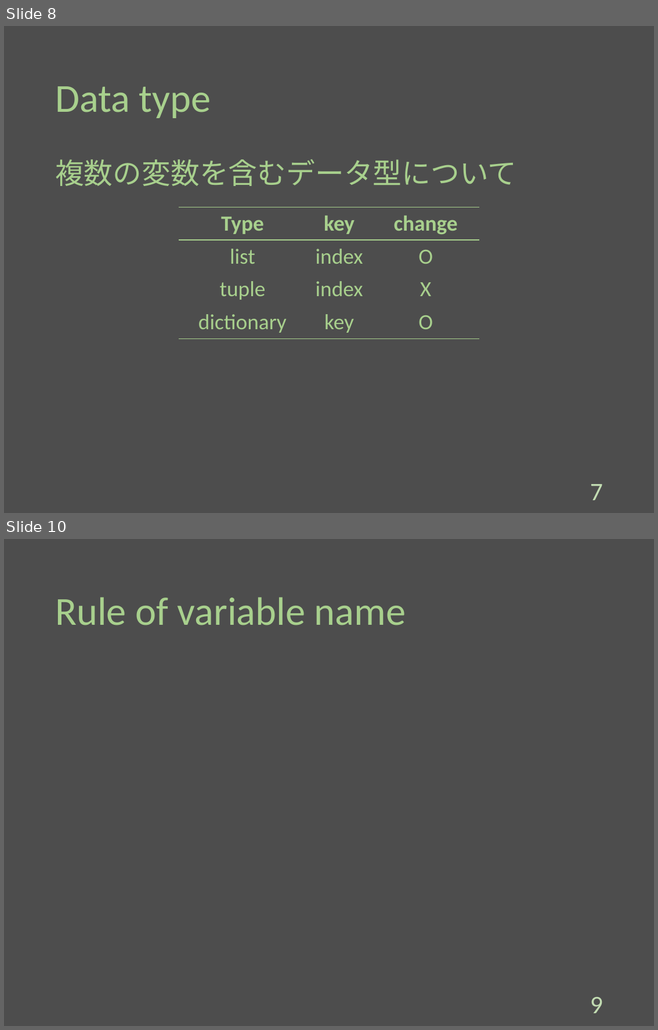
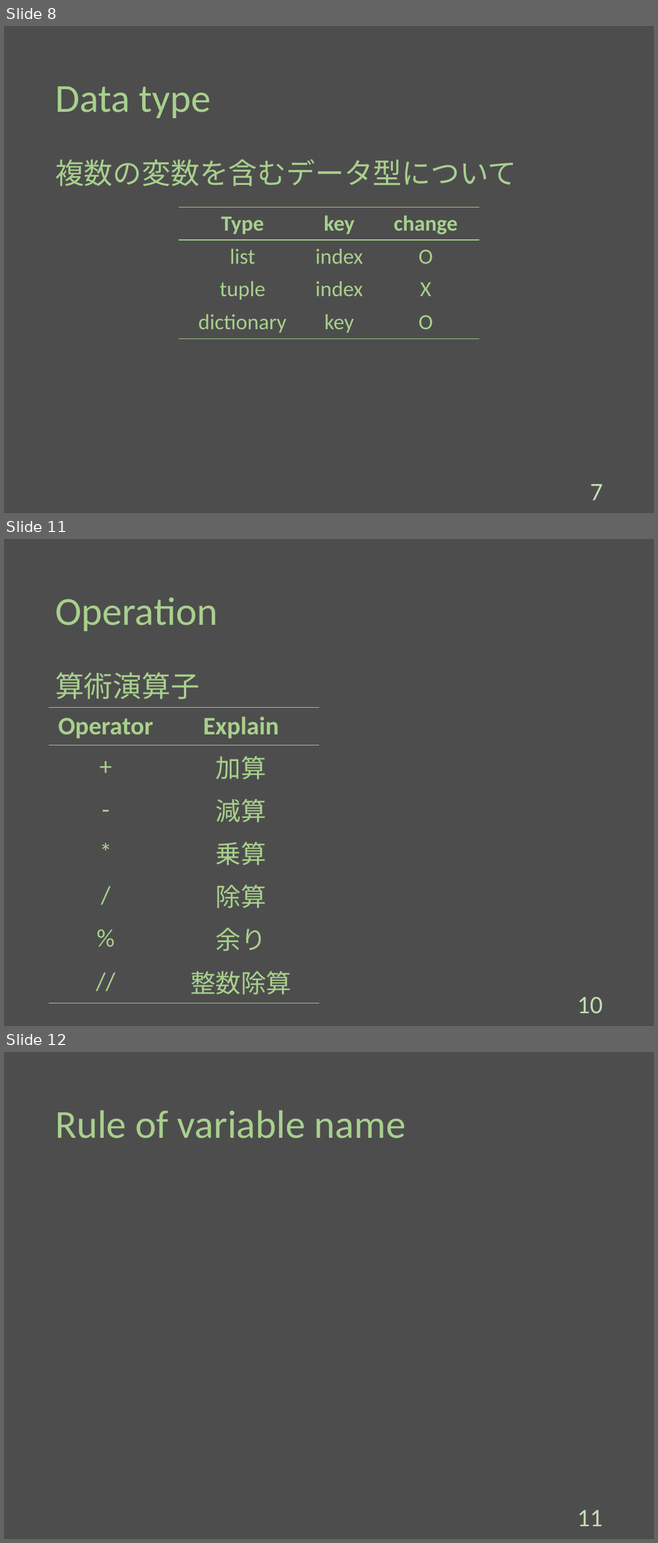
Before and after one commit to Melbeck777/program_seminar, a slide deck: ProgramSlide.pptx. Shown one above the other, each under a label of ours: slides 8 and 10 before the commit, slides 8, 11 and 12 after it; the slides between them are not shown. The pictures are 658x1030 and 658x1543 pixels, drawn with LibreOffice and Linux fonts; fonts in the diff are those of the drawing. Boxes give left, top, right and bottom in pixels: in the first picture for what was removed or moved away, otherwise in the second. Text is boxed around its words. In the diff, an @@ line names an element or a change of style, - is before the commit and + after.

Commit message:
[add]:Change 'Arithmetic operation' to 'Operation' and write operation

```diff
--- a/ProgramSlide.pptx
+++ b/ProgramSlide.pptx
@@ slide 11 added at (4, 539, 654, 1026), background #4D4D4D @@
@@ title added at (55, 598, 217, 631), 44 pt, text #A8D08D @@
+Operation
@@ text added at (55, 672, 199, 699), 32 pt, text #A8D08D @@
+算術演算子
@@ table added at (49, 708, 319, 997), 7 rows, 2 columns @@
+Operator | Explain
++ | 加算
+- | 減算
+* | 乗算
+/ | 除算
+% | 余り
+// | 整数除算
@@ page number added at (577, 997, 603, 1013), 28 pt, text #C3DDB3 @@
+10
@@ what was slide 10 is now slide 12 @@
@@ page number at (577, 1510, 603, 1526): text changed @@
-9
+11
```
Also in this commit, not shown: 1 slide changed, 3 other slides added, 2 slides removed.
